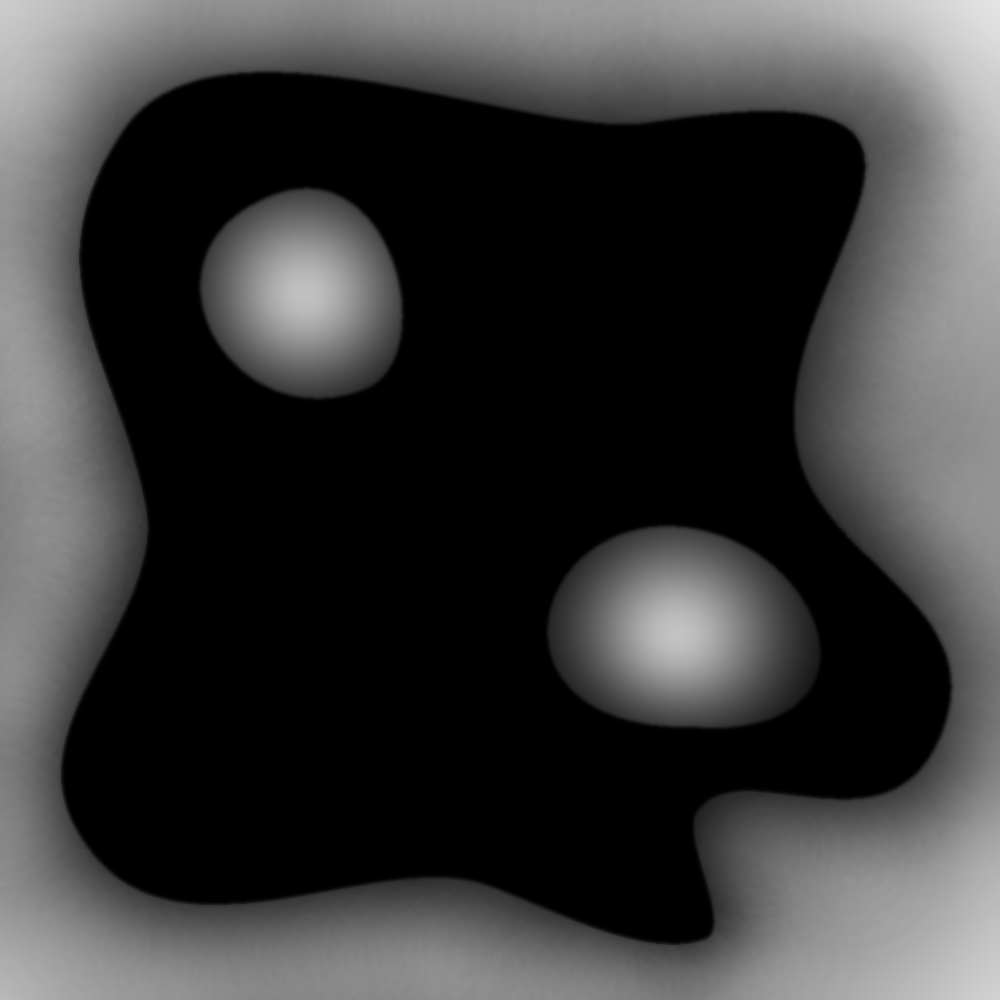
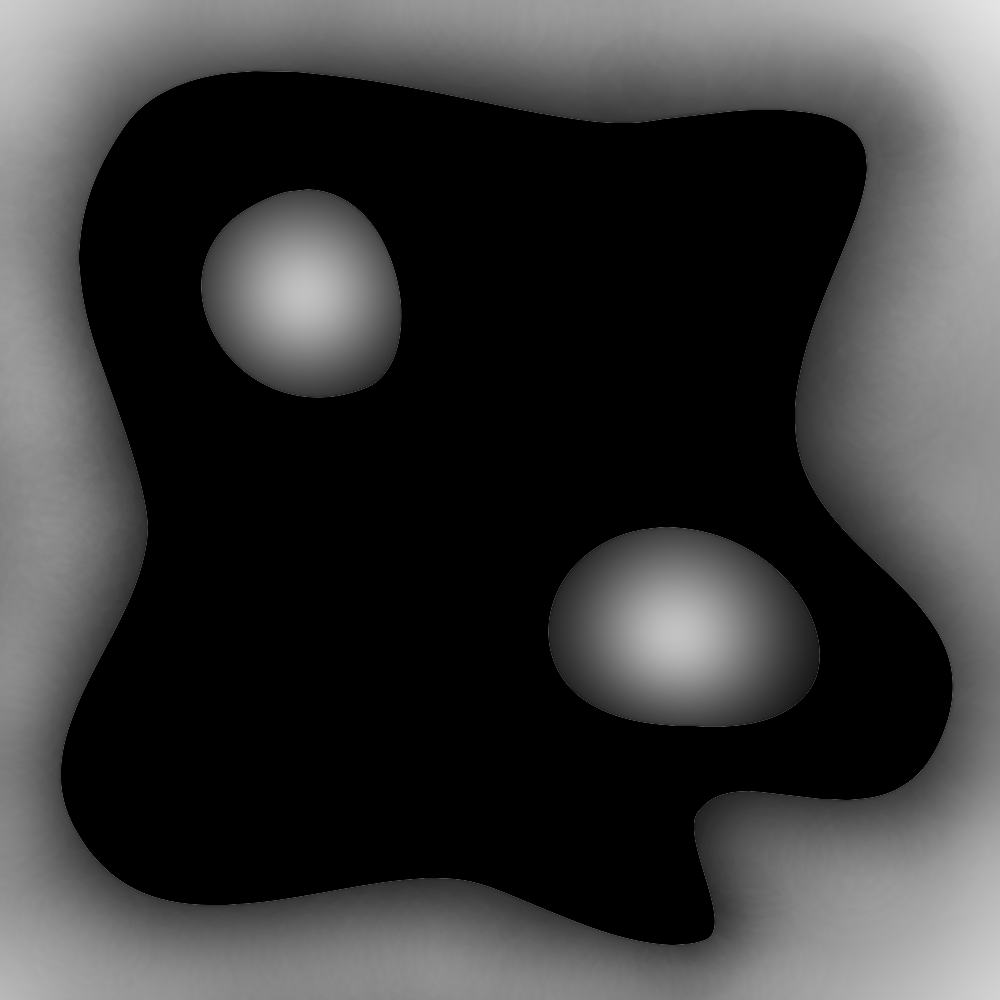
Comparing the layer stacks of the two w=1000, h=1000 images. Changes:
renamed "Tło" to "terrain", painted on it over <box>60,71,953,945</box>
